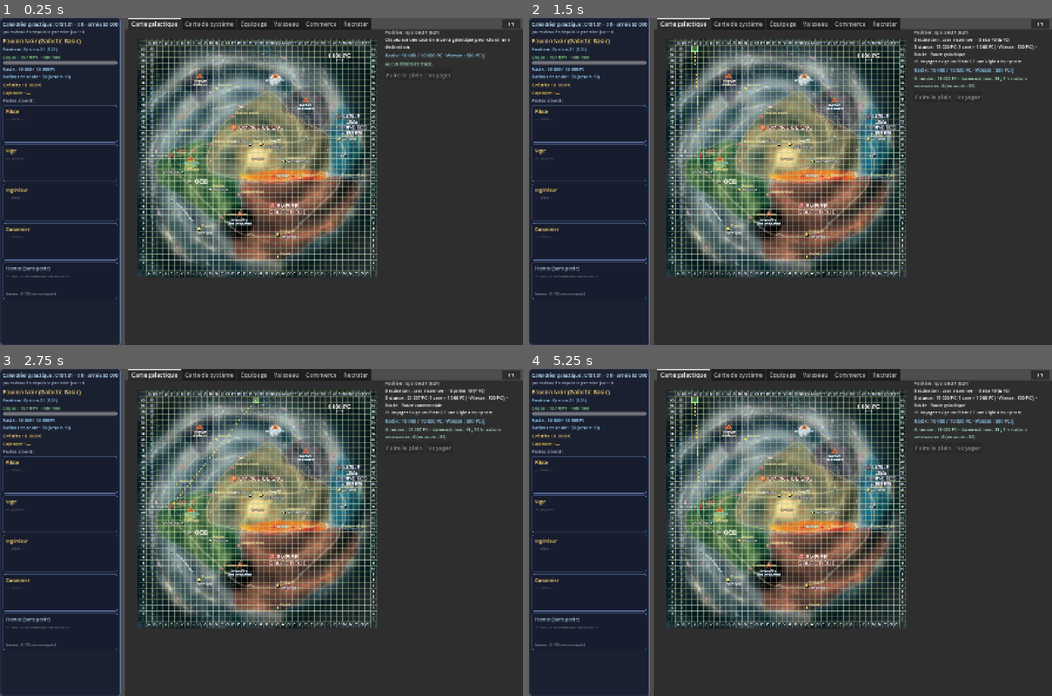
Above: before the commit, frames 1-4 (two rows, left to right).
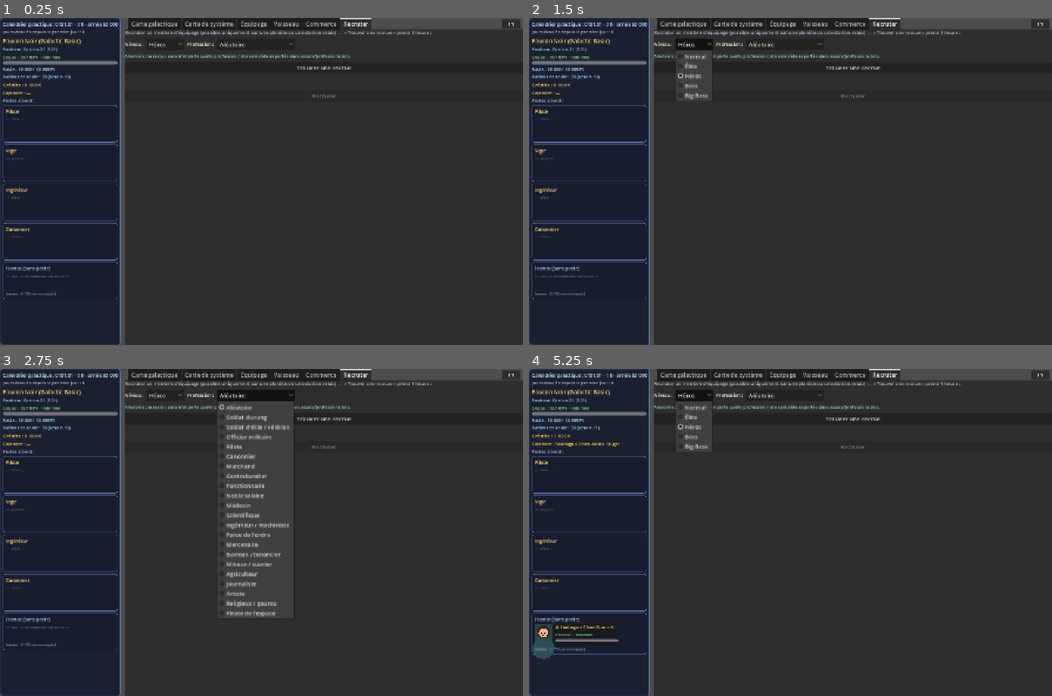
Above: after the commit, the same moments.

Repository: demicercle/space-western
Game: Godot game, scene res://main.tscn
Same seed, same stepped clock (60 frames per second), same inputs: the game is played once before the commit and once after it.
Inputs (mouse positions are in pixels of both pictures, inside the frame that each line leads up to):
- Up to frame 1 (0.25 s): no input
- Up to frame 2 (1.5 s): click "F1" at 0.5 s; click (696, 44) at 1.25 s, where only the run after the commit has a clickable "Héros"
- Up to frame 3 (2.75 s): click (256, 395) at 2 s, where only the run after the commit has a clickable "Aléatoire"
- Up to frame 4 (5.25 s): click (853, 418) at 2.75 s, where only the run after the commit has a clickable "Trouver une recrue"; click (853, 588) at 3.5 s, where only the run after the commit has a clickable "Recruter"; click "F1" at 4.25 s; click (696, 395) at 5 s, where only the run after the commit has a clickable "Héros"

The runs differ from the first frame. In frame 1, 30% of the frame differs, in the area x 23-98%, y 0-80%; in frame 2, 31%; in frame 3, 30%; in frame 4, 32%, in the area x 0-98%, y 0-89%.

Commit message:
Instructions-27 : onglet Recruter au demarrage + label domaines/competences de la profession selectionnee (canvas masque) ; carte galactique : clic droit annule l'itineraire, double-clic gauche ouvre la carte de systeme, avertissement jaune Pilote+Vigie ; boutons voyager/scanner apres la description dans la carte de systeme ; polices reduites (description systeme/corps 11, fiche vaisseau 12) ; suppression des mentions "(au choix)" (professions.txt regenere) ; clic sur "Vaisseau : ..." ouvre l'onglet Vaisseau
Co-authored-by: demicercle <demicercle@users.noreply.github.com>

Diff:
--- a/main.gd
+++ b/main.gd
@@ -2,6 +2,7 @@
 extends Control
 
 const POSTS := ["Pilote", "Vigie", "Ingénieur", "Canonnier", "Fusilier", "Cartographe / Historien"]
+const TAB_VAISSEAU := 3
 const TAB_COMMERCE := 4
 const TAB_RECRUTER := 5
 
@@ -58,6 +59,7 @@
 var credits_label: Label
 var captain_label: Label
 var info_label: Label
+var warn_label: Label
 var travel_info_label: Label
 var msg_label: Label
 var plein_button: Button
@@ -120,6 +122,9 @@
 	ship_name_label = Label.new()
 	ship_name_label.add_theme_font_size_override("font_size", 16)
 	ship_name_label.add_theme_color_override("font_color", Color(1.0, 0.85, 0.45))
+	ship_name_label.mouse_filter = Control.MOUSE_FILTER_STOP
+	ship_name_label.tooltip_text = "Ouvrir l'onglet Vaisseau"
+	ship_name_label.gui_input.connect(_on_ship_name_gui_input)
 	left_vbox.add_child(ship_name_label)
 	pos_label = Label.new()
 	pos_label.add_theme_font_size_override("font_size", 12)
@@ -164,6 +169,10 @@
 	posts_container.add_theme_constant_override("separation", 6)
 	left_vbox.add_child(posts_container)
 
+func _on_ship_name_gui_input(event: InputEvent) -> void:
+	if event is InputEventMouseButton and event.pressed and event.button_index == MOUSE_BUTTON_LEFT:
+		tabs.current_tab = TAB_VAISSEAU
+
 func _on_tab_changed(t: int) -> void:
 	if t == 1 and system_map.is_current_system and ship_body != null:
 		system_map.select_body(ship_body)
@@ -187,6 +196,7 @@
 	galaxy_map.size_flags_vertical = SIZE_EXPAND_FILL
 	galaxy_map.cell_clicked.connect(_on_cell_clicked)
 	galaxy_map.cell_right_clicked.connect(_on_cell_right_clicked)
+	galaxy_map.cell_double_clicked.connect(_on_cell_double_clicked)
 	hb.add_child(galaxy_map)
 	var side := VBoxContainer.new()
 	side.custom_minimum_size = Vector2(380, 0)
@@ -196,6 +206,11 @@
 	info_label.autowrap_mode = TextServer.AUTOWRAP_WORD_SMART
 	info_label.add_theme_font_size_override("font_size", 12)
 	side.add_child(info_label)
+	warn_label = Label.new()
+	warn_label.autowrap_mode = TextServer.AUTOWRAP_WORD_SMART
+	warn_label.add_theme_font_size_override("font_size", 12)
+	warn_label.add_theme_color_override("font_color", Color(1.0, 0.85, 0.2))
+	side.add_child(warn_label)
 	travel_info_label = Label.new()
 	travel_info_label.autowrap_mode = TextServer.AUTOWRAP_WORD_SMART
 	travel_info_label.add_theme_font_size_override("font_size", 13)
@@ -530,6 +545,7 @@
 	refresh_all()
 	if ship_body != null:
 		system_map.select_body(ship_body)
+	tabs.current_tab = TAB_RECRUTER
 
 func get_system(cell: Vector2i) -> StarSystem:
 	var key := "%d,%d" % [cell.x, cell.y]
@@ -911,6 +927,9 @@
 	_update_info_label()
 	_update_buttons()
 	_update_system_tab()
+
+func _on_cell_double_clicked(col: int, row: int) -> void:
+	_on_cell_clicked(col, row)
 	tabs.current_tab = 1
 
 func _update_system_tab() -> void:
@@ -967,19 +986,21 @@
 func _update_info_label() -> void:
 	var pos_txt := "Position : %s (%s)" % [GalaxyData.coord_label(current_pos.x, current_pos.y), GalaxyData.coord_text(current_pos.x, current_pos.y)]
 	if destination.x < 0:
-		info_label.text = pos_txt + "\nCliquez sur une case de la carte galactique pour choisir une destination."
+		info_label.text = pos_txt + "\nClic gauche : choisir une destination · double-clic gauche : ouvrir la carte du système · clic droit : annuler la destination."
 		itineraire_label.text = _itineraire_txt()
+		warn_label.text = ""
 		return
 	var dest_sys := get_system(destination)
 	var named: Variant = GalaxyData.named_at(destination.x, destination.y)
 	var dest_name: String = named["nom"] if named != null else "case inconnue"
-	var extra := ""
 	if not can_travel():
-		extra = "\n/!\\ Voyager exige un Pilote ET une Vigie à leur poste." + _blocage_sante()
-	info_label.text = "%s\nDestination : %s — %s (%s)\nDistance : %s PC (1 case = 1 000 PC) · Vitesse : %d PC/j · Route : %s%s" % [
+		warn_label.text = "/!\\ Voyager exige un Pilote ET une Vigie à leur poste." + _blocage_sante()
+	else:
+		warn_label.text = ""
+	info_label.text = "%s\nDestination : %s — %s (%s)\nDistance : %s PC (1 case = 1 000 PC) · Vitesse : %d PC/j · Route : %s" % [
 		pos_txt,
 		dest_name, GalaxyData.coord_label(destination.x, destination.y), GalaxyData.coord_text(destination.x, destination.y),
-		MAUtils.fmt_int(distance), ship.vitesse_hyper_pc_j, dest_sys.route, extra,
+		MAUtils.fmt_int(distance), ship.vitesse_hyper_pc_j, dest_sys.route,
 	]
 	itineraire_label.text = _itineraire_txt()
 
--- a/scripts/npc_tables.gd
+++ b/scripts/npc_tables.gd
@@ -32,10 +32,10 @@
 }
 
 const COMPETENCES := {
-	"Techniques": ["Acrobaties", "Armes d'épaule", "Armes de poing", "Armes embarquées", "Artisanat (au choix)", "Pilotage (au choix)"],
+	"Techniques": ["Acrobaties", "Armes d'épaule", "Armes de poing", "Armes embarquées", "Artisanat", "Pilotage"],
 	"Survie": ["Armes de jet", "Armes lourdes", "Athlétisme", "Mêlée"],
 	"Espionnage": ["Déguisement", "Discrétion", "Falsification", "Recherche", "Senseurs", "Systèmes de sécurité"],
-	"Sciences": ["Analyse", "Arts (au choix)", "Connaissance (au choix)", "Histoire", "Ingénierie", "Médecine", "Navigation", "Sciences solaires", "Sciences stellaires", "Stratégie"],
+	"Sciences": ["Analyse", "Arts", "Connaissance", "Histoire", "Ingénierie", "Médecine", "Navigation", "Sciences solaires", "Sciences stellaires", "Stratégie"],
 	"Négociation": ["Baratin", "Bureaucratie", "Comédie", "Commerce", "Danse", "Étiquette", "Jeux", "Séduction"],
 	"Trempe": ["Commandement", "Démolition", "Détermination", "Illégalités", "Intimidation", "Premiers soins", "Tactiques"],
 }
@@ -54,21 +54,21 @@
 	"Pilote": {"dom": ["Techniques", "Espionnage", "Sciences"], "comp": ["Pilotage (Vaisseau spatial)", "Senseurs", "Navigation", "Armes embarquées", "Analyse"]},
 	"Canonnier": {"dom": ["Techniques", "Survie", "Espionnage"], "comp": ["Armes embarquées", "Armes lourdes", "Senseurs", "Mêlée"]},
 	"Marchand": {"dom": ["Négociation", "Sciences", "Espionnage"], "comp": ["Commerce", "Baratin", "Étiquette", "Analyse", "Bureaucratie"]},
-	"Contrebandier": {"dom": ["Espionnage", "Négociation", "Techniques"], "comp": ["Discrétion", "Commerce", "Systèmes de sécurité", "Baratin", "Falsification", "Pilotage (au choix)"]},
+	"Contrebandier": {"dom": ["Espionnage", "Négociation", "Techniques"], "comp": ["Discrétion", "Commerce", "Systèmes de sécurité", "Baratin", "Falsification", "Pilotage"]},
 	"Fonctionnaire": {"dom": ["Négociation", "Sciences", "Espionnage"], "comp": ["Bureaucratie", "Étiquette", "Histoire", "Analyse", "Baratin"]},
-	"Noble solaire": {"dom": ["Négociation", "Sciences", "Trempe"], "comp": ["Étiquette", "Danse", "Histoire", "Commandement", "Baratin", "Connaissance (au choix)"]},
+	"Noble solaire": {"dom": ["Négociation", "Sciences", "Trempe"], "comp": ["Étiquette", "Danse", "Histoire", "Commandement", "Baratin", "Connaissance"]},
 	"Médecin": {"dom": ["Sciences", "Trempe", "Techniques"], "comp": ["Médecine", "Premiers soins", "Sciences stellaires", "Analyse", "Détermination"]},
-	"Scientifique": {"dom": ["Sciences", "Techniques", "Espionnage"], "comp": ["Sciences stellaires", "Analyse", "Ingénierie", "Connaissance (au choix)", "Navigation", "Histoire"]},
-	"Ingénieur / machiniste": {"dom": ["Sciences", "Techniques", "Trempe"], "comp": ["Ingénierie", "Artisanat (au choix)", "Analyse", "Armes embarquées", "Premiers soins"]},
+	"Scientifique": {"dom": ["Sciences", "Techniques", "Espionnage"], "comp": ["Sciences stellaires", "Analyse", "Ingénierie", "Connaissance", "Navigation", "Histoire"]},
+	"Ingénieur / machiniste": {"dom": ["Sciences", "Techniques", "Trempe"], "comp": ["Ingénierie", "Artisanat", "Analyse", "Armes embarquées", "Premiers soins"]},
 	"Force de l'ordre": {"dom": ["Espionnage", "Techniques", "Trempe"], "comp": ["Recherche", "Armes de poing", "Intimidation", "Systèmes de sécurité", "Discrétion", "Tactiques"]},
 	"Mercenaire": {"dom": ["Techniques", "Survie", "Trempe"], "comp": ["Armes d'épaule", "Armes de poing", "Mêlée", "Athlétisme", "Illégalités", "Intimidation"]},
 	"Barman / tenancier": {"dom": ["Négociation", "Espionnage", "Trempe"], "comp": ["Baratin", "Jeux", "Illégalités", "Recherche", "Séduction"]},
-	"Mineur / ouvrier": {"dom": ["Survie", "Techniques", "Trempe"], "comp": ["Athlétisme", "Ingénierie", "Artisanat (au choix)", "Mêlée", "Détermination"]},
-	"Agriculteur": {"dom": ["Survie", "Sciences", "Négociation"], "comp": ["Connaissance (au choix)", "Commerce", "Athlétisme", "Premiers soins"]},
+	"Mineur / ouvrier": {"dom": ["Survie", "Techniques", "Trempe"], "comp": ["Athlétisme", "Ingénierie", "Artisanat", "Mêlée", "Détermination"]},
+	"Agriculteur": {"dom": ["Survie", "Sciences", "Négociation"], "comp": ["Connaissance", "Commerce", "Athlétisme", "Premiers soins"]},
 	"Journaliste": {"dom": ["Espionnage", "Négociation", "Sciences"], "comp": ["Recherche", "Analyse", "Baratin", "Bureaucratie", "Discrétion"]},
-	"Artiste": {"dom": ["Sciences", "Négociation", "Trempe"], "comp": ["Arts (au choix)", "Comédie", "Danse", "Séduction", "Baratin"]},
-	"Religieux / gourou": {"dom": ["Sciences", "Trempe", "Négociation"], "comp": ["Connaissance (au choix)", "Commandement", "Détermination", "Comédie", "Étiquette"]},
-	"Pirate de l'espace": {"dom": ["Trempe", "Survie", "Techniques"], "comp": ["Armes d'épaule", "Mêlée", "Navigation", "Illégalités", "Baratin", "Pilotage (au choix)", "Détermination"]},
+	"Artiste": {"dom": ["Sciences", "Négociation", "Trempe"], "comp": ["Arts", "Comédie", "Danse", "Séduction", "Baratin"]},
+	"Religieux / gourou": {"dom": ["Sciences", "Trempe", "Négociation"], "comp": ["Connaissance", "Commandement", "Détermination", "Comédie", "Étiquette"]},
+	"Pirate de l'espace": {"dom": ["Trempe", "Survie", "Techniques"], "comp": ["Armes d'épaule", "Mêlée", "Navigation", "Illégalités", "Baratin", "Pilotage", "Détermination"]},
 }
 
 const TRAITS_DEFAUTS := [
--- a/ui/galaxy_map.gd
+++ b/ui/galaxy_map.gd
@@ -3,6 +3,7 @@
 
 signal cell_clicked(col: int, row: int)
 signal cell_right_clicked(col: int, row: int)
+signal cell_double_clicked(col: int, row: int)
 
 var map_tex: Texture2D
 var current_pos := GalaxyData.EXXALIA
@@ -55,7 +56,12 @@
 	return Vector2i(col, row)
 
 func _gui_input(event: InputEvent) -> void:
-	if event is InputEventMouseButton and event.pressed and event.button_index == MOUSE_BUTTON_LEFT:
+	if event is InputEventMouseButton and event.pressed and event.button_index == MOUSE_BUTTON_LEFT and event.double_click:
+		_layout()
+		var c := _cell_at(event.position)
+		cell_double_clicked.emit(c.x, c.y)
+		get_viewport().set_input_as_handled()
+	elif event is InputEventMouseButton and event.pressed and event.button_index == MOUSE_BUTTON_LEFT:
 		_layout()
 		var c := _cell_at(event.position)
 		cell_clicked.emit(c.x, c.y)
--- a/ui/recruit_panel.gd
+++ b/ui/recruit_panel.gd
@@ -8,6 +8,7 @@
 
 var niveau_opt: OptionButton
 var profession_opt: OptionButton
+var prof_info: Label
 var trouver_btn: Button
 var recruter_btn: Button
 var card_holder: VBoxContainer
@@ -39,7 +40,14 @@
 	profession_opt.add_item("Aléatoire")
 	for p in NPCTables.PROFESSIONS.keys():
 		profession_opt.add_item(p)
+	profession_opt.item_selected.connect(_on_prof_selected)
 	opts.add_child(profession_opt)
+	prof_info = Label.new()
+	prof_info.autowrap_mode = TextServer.AUTOWRAP_WORD_SMART
+	prof_info.add_theme_font_size_override("font_size", 12)
+	prof_info.add_theme_color_override("font_color", Color(0.65, 0.9, 0.75))
+	vb.add_child(prof_info)
+	_on_prof_selected(profession_opt.selected)
 	trouver_btn = Button.new()
 	trouver_btn.text = "Trouver une recrue"
 	trouver_btn.pressed.connect(_on_trouver)
@@ -57,15 +65,24 @@
 	recruter_btn.disabled = true
 	recruter_btn.pressed.connect(_on_recruter)
 	vb.add_child(recruter_btn)
-	var psep := HSeparator.new()
-	vb.add_child(psep)
-	var pl := Label.new()
-	pl.text = "Professions disponibles (export texte : assets/professions.txt) :"
-	pl.add_theme_font_size_override("font_size", 12)
-	pl.add_theme_color_override("font_color", Color(0.7, 0.75, 0.85))
-	vb.add_child(pl)
-	var pc := ProfessionsCanvas.new()
-	vb.add_child(pc)
+
+func _on_prof_selected(idx: int) -> void:
+	if idx <= 0:
+		prof_info.text = "Aléatoire : la recrue aura n'importe quelle profession (liste complète exportée dans assets/professions.txt)."
+		return
+	var p: String = profession_opt.get_item_text(idx)
+	var d: Dictionary = NPCTables.PROFESSIONS.get(p, {})
+	var dom_txt := ""
+	for dname in d.get("dom", []):
+		if dom_txt != "":
+			dom_txt += ", "
+		dom_txt += "%s (%s)" % [dname, NPCTables.DOMAINES_CARAC.get(dname, "?")]
+	var comp_txt := ""
+	for cname in d.get("comp", []):
+		if comp_txt != "":
+			comp_txt += ", "
+		comp_txt += str(cname)
+	prof_info.text = "%s — domaines privilégiés : %s · compétences : %s" % [p, dom_txt, comp_txt]
 
 func _mk_label(t: String) -> Label:
 	var l := Label.new()
--- a/ui/ship_panel.gd
+++ b/ui/ship_panel.gd
@@ -36,6 +36,7 @@
 	sheet_label = RichTextLabel.new()
 	sheet_label.bbcode_enabled = true
 	sheet_label.fit_content = true
+	sheet_label.add_theme_font_size_override("font_size", 12)
 	sheet_label.size_flags_horizontal = SIZE_EXPAND_FILL
 	vb1.add_child(sheet_label)
 	var p2 := PanelContainer.new()
--- a/ui/system_map.gd
+++ b/ui/system_map.gd
@@ -120,6 +120,7 @@
 	add_child(sys_scroll)
 	sys_details = RichTextLabel.new()
 	sys_details.bbcode_enabled = true
+	sys_details.add_theme_font_size_override("font_size", 11)
 	sys_details.size_flags_horizontal = SIZE_EXPAND_FILL
 	sys_details.size_flags_vertical = SIZE_EXPAND_FILL
 	sys_details.scroll_active = true
@@ -132,7 +133,6 @@
 	add_child(right_top)
 	var btns := HBoxContainer.new()
 	btns.add_theme_constant_override("separation", 8)
-	right_top.add_child(btns)
 	travel_button = Button.new()
 	travel_button.text = "Voyager vers ce corps"
 	travel_button.disabled = true
@@ -153,10 +153,12 @@
 	right_top.add_child(body_scroll)
 	body_details = RichTextLabel.new()
 	body_details.bbcode_enabled = true
+	body_details.add_theme_font_size_override("font_size", 11)
 	body_details.size_flags_horizontal = SIZE_EXPAND_FILL
 	body_details.size_flags_vertical = SIZE_EXPAND_FILL
 	body_details.scroll_active = true
 	body_scroll.add_child(body_details)
+	right_top.add_child(btns)
 	canvas = MapCanvas.new()
 	canvas.size_flags_horizontal = SIZE_EXPAND_FILL
 	canvas.size_flags_vertical = SIZE_EXPAND_FILL
Not shown, changed: assets/professions.txt
